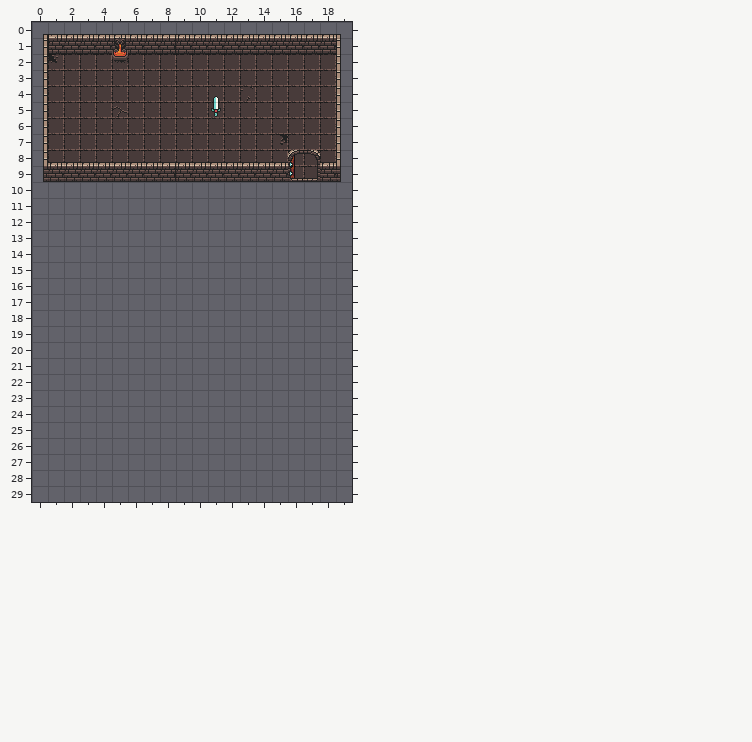
Two versions of a level (Tiled map, resources/dungeon-01.tmx). This is how it looked before the edit.
Cells are 16x16 px. Shown: x 0..19, y 0..29.
Now the later version:
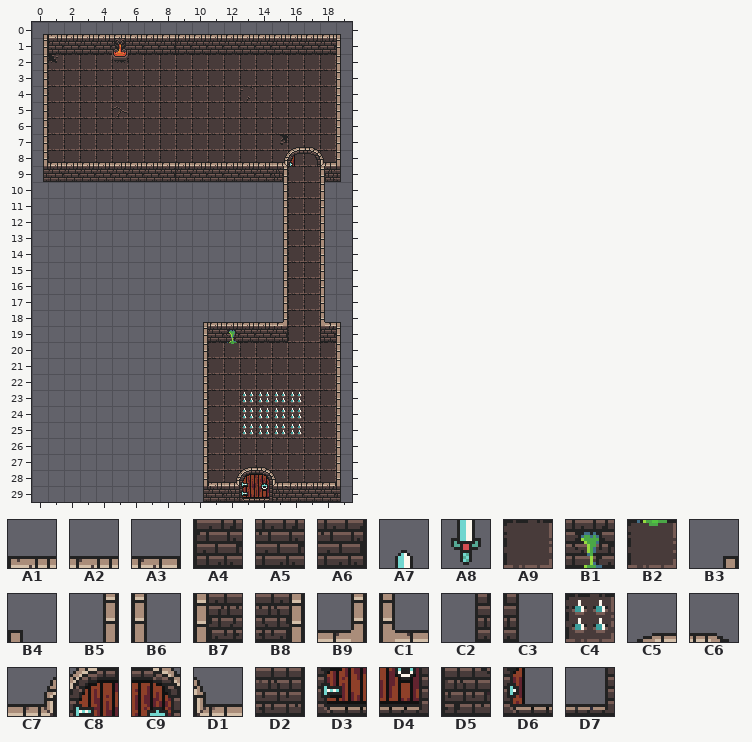
Key: from "dungeon": A1 1, A2 2, A3 3, A4 33, A5 34, A6 35, A7 53, A8 85, A9 129, B1 164, B2 196, B3 224, B4 225, B5 256, B6 257, B7 258, B8 259, B9 260, C1 261, C2 288, C3 289, C4 356, C5 418, C6 419, C7 449, C8 450, C9 451, D1 452, D2 481, D3 482, D4 483, D5 484, D6 485, D7 486.
__ is an empty cell.
The edit:
Layer "Floor":
y 10..19: x 16..17 __ __ -> A9 A9
y 20: x 11..18 __ __ __ __ __ __ __ __ -> A9 B2 A9 A9 A9 A9 A9 A9
y 21..22: x 11..18 __ __ __ __ __ __ __ __ -> A9 A9 A9 A9 A9 A9 A9 A9
y 23..25: x 11..18 __ __ __ __ __ __ __ __ -> A9 A9 C4 C4 C4 C4 A9 A9
y 26..28: x 11..18 __ __ __ __ __ __ __ __ -> A9 A9 A9 A9 A9 A9 A9 A9
Layer "Objects" (now hidden):
y 4: x 11 A7 -> __
y 5: x 11 A8 -> __
Layer "Walls":
y 7: x 16..17 __ __ -> C5 C6
y 8: x 15 A2 -> C7; x 18 A2 -> D1
y 9: x 15..18 A5 D6 D7 A5 -> B8 __ __ B7
y 10..17: x 15 __ -> B5; x 18 __ -> B6
y 18: x 10..15 __ __ __ __ __ __ -> B3 A2 A2 A2 A2 B9; x 18..19 __ __ -> C1 B4
y 19: x 10..15 __ __ __ __ __ __ -> B5 A5 B1 A5 A5 A6; x 18..19 __ __ -> A4 B6
y 20..26: x 10 __ -> B5; x 19 __ -> B6
y 27: x 10 __ -> B5; x 13..14 __ __ -> C5 C6; x 19 __ -> B6
y 28: x 10..19 __ __ __ __ __ __ __ __ __ __ -> B5 A1 C7 C8 C9 D1 A2 A2 A3 B6
y 29: x 10..19 __ __ __ __ __ __ __ __ __ __ -> C2 A5 D2 D3 D4 D5 A5 A5 A5 C3
